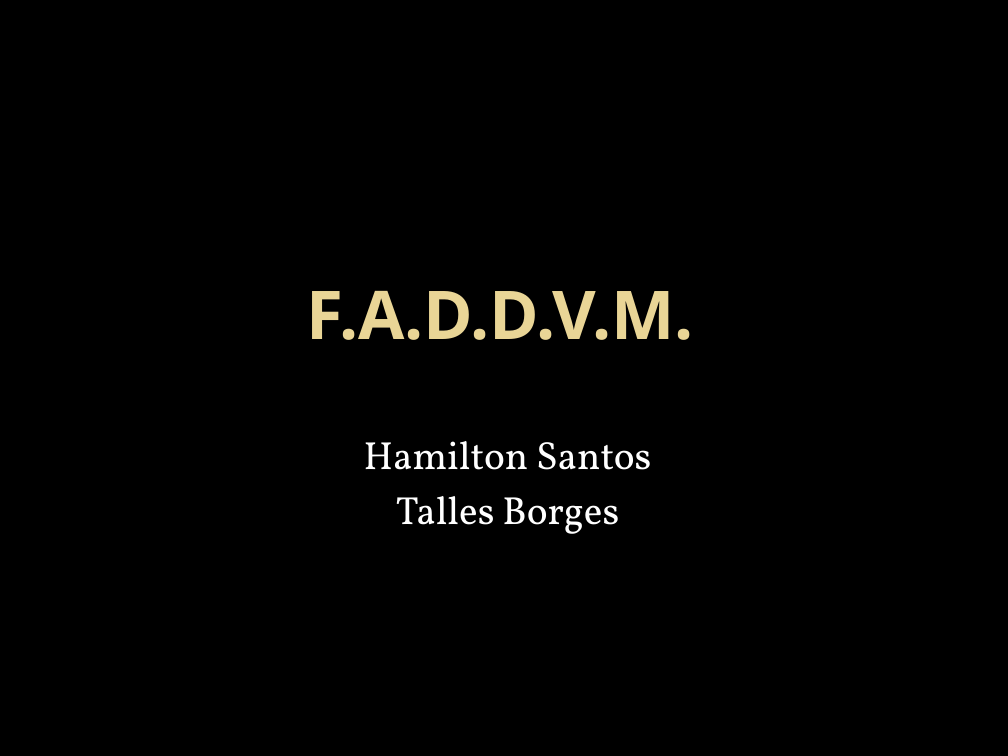
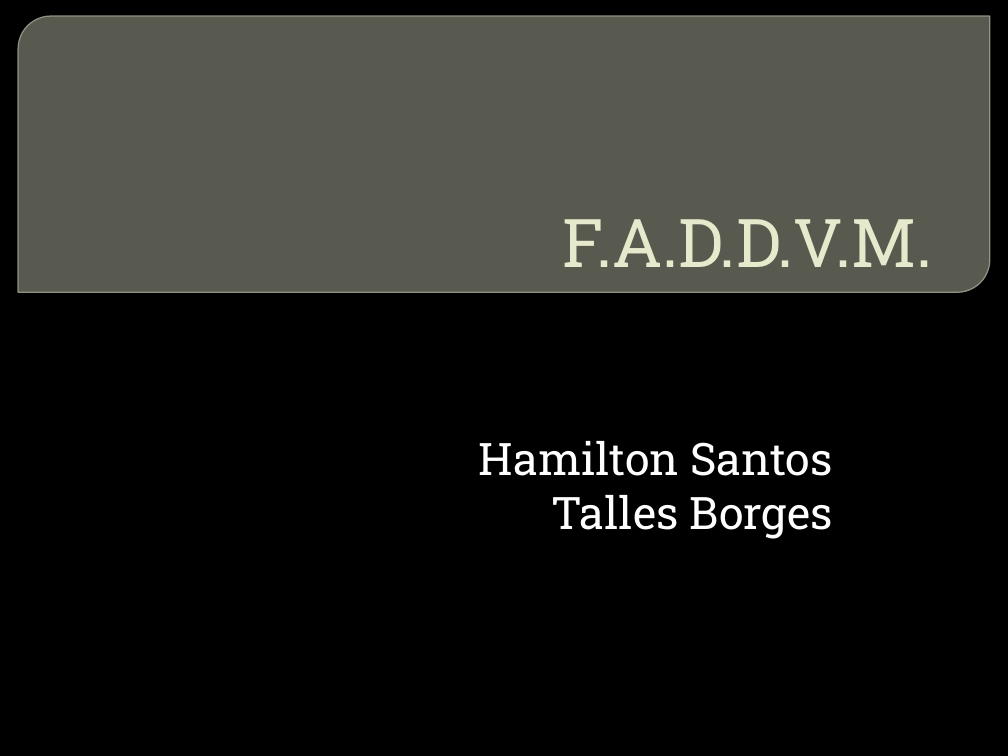
Before and after one commit to HamiltonSantos/FisioDiag, a slide deck: slide 1 of Proposta/ApresentacaoProposta.pptx. Drawn at 1008x756 pixels with LibreOffice and Linux fonts; fonts in the diff are those of the drawing; background and template pictures are left out. Boxes give left, top, right and bottom in pixels: in the first picture for what was removed or moved away, otherwise in the second. Text is boxed around its words. In the diff, an @@ line names an element or a change of style, - is before the commit and + after.

```diff
--- a/Proposta/ApresentacaoProposta.pptx
+++ b/Proposta/ApresentacaoProposta.pptx
@@ round diag rect added at <box>18,16,990,292</box>, fill #888B7B at 65% opacity, outline #9DA090 0.87 pt @@
@@ title "F.A.D.D.V.M.": place and size @@
-title "F.A.D.D.V.M." at <box>306,291,694,340</box>
+title "F.A.D.D.V.M." at <box>563,219,933,267</box>
@@ title "F.A.D.D.V.M." at <box>563,219,933,267</box>: font Noto Sans to Roboto Slab, text colour gradient #EAD696 to #E7D081 to #E7EACB, bold off; alignment centre to right @@
@@ subtitle "Hamilton Santos" at <box>479,441,833,539</box>: size 28 to 32 pt, font Vollkorn to Roboto Slab; alignment centre to right; less space between paragraphs @@
```
Also in this commit, not shown: 5 other slides changed, 7 slides added, 2 slides removed, 2 other files.
